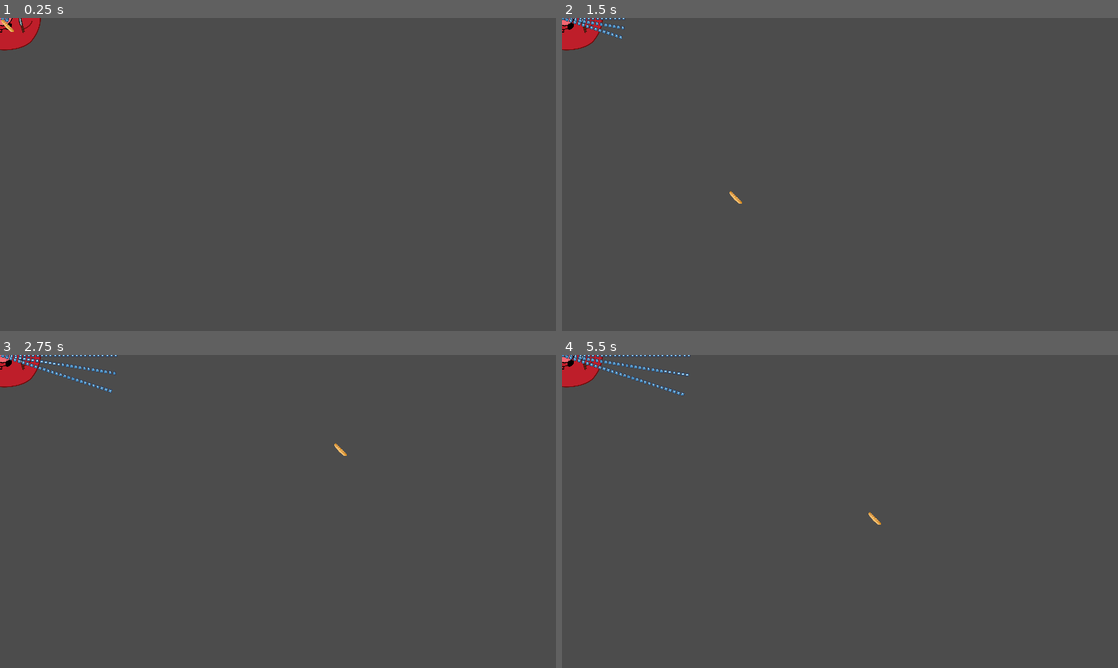
Above: before the commit, frames 1-4 (two rows, left to right).
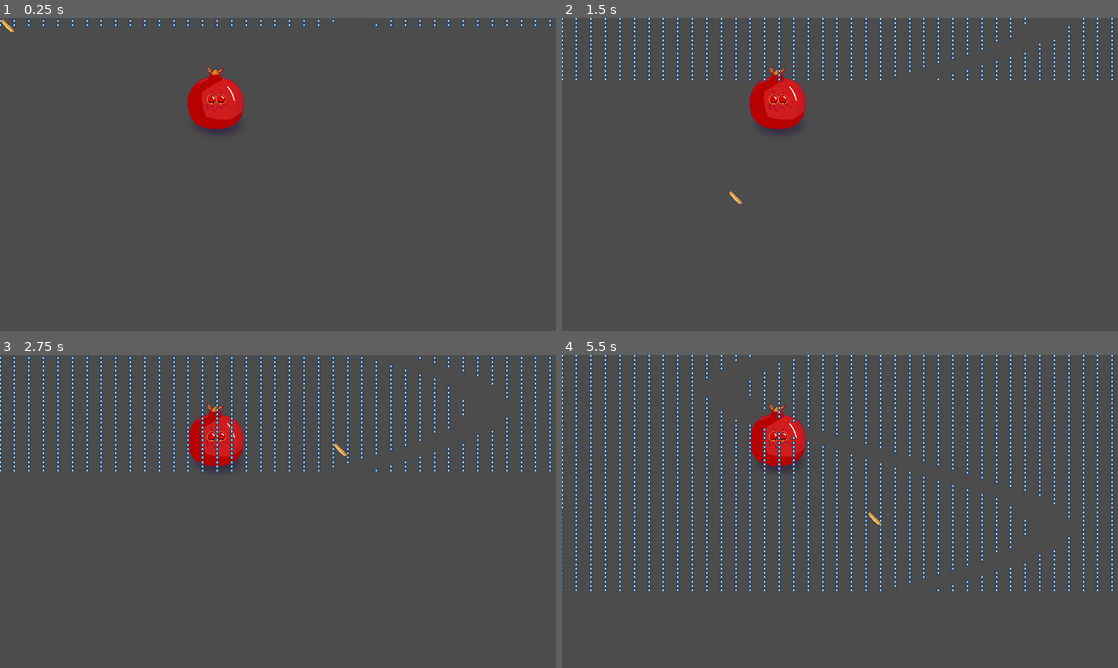
Above: after the commit, the same moments.

Repository: senseibobo/velika-gozba
Game: Godot game, scene res://Enemies/Bosses/Nar/Nar.tscn
Same seed, same stepped clock (60 frames per second), same inputs: the game is played once before the commit and once after it. This scene is started directly instead of the project's main scene. Sound files missing from this copy of the repository are replaced by a short silence.
Inputs (mouse positions are in pixels of both pictures, inside the frame that each line leads up to):
- Up to frame 1 (0.25 s): no input
- Up to frame 2 (1.5 s): tap Enter at 0.5 s; move the mouse to (962, 158) at 0.52 s; hold D (move_right) 0.53-1.28 s; tap Space (attack) at 0.6, 1.35 s; move the mouse to (728, 190) at 1.27 s; hold S (move_down) from 1.28 s (still down)
- Up to frame 3 (2.75 s): move the mouse to (333, 442) at 2.02 s; release S (move_down) at 2.03 s; hold D (move_right) from 2.03 s (still down); tap Space (attack) at 2.1 s
- Up to frame 4 (5.5 s): move the mouse to (812, 574) at 2.77 s; release D (move_right) at 2.78 s; hold W (move_up) 2.78-3.53 s; tap Space (attack) every 0.75 s from 2.85 to 5.1 s; move the mouse to (1006, 558) at 3.52 s; hold Left (move_left) 3.53-5.03 s; move the mouse to (673, 464) at 4.27 s; move the mouse to (867, 511) at 5.02 s; hold S (move_down) from 5.03 s (still down)

The runs differ from the first frame. In frame 1, 2.3% of the frame differs, in the area x 0-100%, y 0-37%; in frame 2, 3.4%; in frame 3, 4.3%; in frame 4, 6.9%, in the area x 0-100%, y 0-76%.

Commit message:
a

Diff:
--- a/Game/Enemies/Bosses/Nar/Nar.tscn
+++ b/Game/Enemies/Bosses/Nar/Nar.tscn
@@ -1,22 +1,26 @@
 [gd_scene load_steps=5 format=2]
 
-[ext_resource path="res://Textures/enemies/paradajz.png" type="Texture" id=1]
-[ext_resource path="res://Tools/BulletGenerators/ConeGenerator.gd" type="Script" id=2]
+[ext_resource path="res://Textures/ignar nar/ignar nar.png" type="Texture" id=1]
+[ext_resource path="res://Tools/BulletGenerators/ScreenGenerator.gd" type="Script" id=2]
 [ext_resource path="res://Enemies/Bosses/Nar/Nar.gd" type="Script" id=3]
 
 [sub_resource type="RectangleShape2D" id=1]
 extents = Vector2( 46, 8 )
 
 [node name="Nar" type="KinematicBody2D"]
+position = Vector2( 500, 200 )
 script = ExtResource( 3 )
 
 [node name="Sprite" type="Sprite" parent="."]
-scale = Vector2( 0.25, 0.25 )
+scale = Vector2( 0.135, 0.135 )
 texture = ExtResource( 1 )
 
 [node name="CollisionShape2D" type="CollisionShape2D" parent="."]
-position = Vector2( 12, 66 )
+position = Vector2( 0, 47 )
 shape = SubResource( 1 )
 
 [node name="Attack1" type="Node2D" parent="."]
 script = ExtResource( 2 )
+life_time = 6.0
+density = 3.0
+offset = Vector2( 1000, -200 )
--- a/Game/Levels/Level1.tscn
+++ b/Game/Levels/Level1.tscn
@@ -530,7 +530,7 @@
 [sub_resource type="RectangleShape2D" id=26]
 extents = Vector2( 25, 285 )
 
-[node name="Level1" type="Node2D"]
+[node name="Level2" type="Node2D"]
 
 [node name="TileMap" type="TileMap" parent="."]
 scale = Vector2( 0.5, 0.5 )
--- /dev/null
+++ b/Game/Levels/Level2.tscn
@@ -0,0 +1,544 @@
+[gd_scene load_steps=25 format=2]
+
+[ext_resource path="res://Textures/environment/tekiBeLikwe.png" type="Texture" id=2]
+
+[sub_resource type="ConvexPolygonShape2D" id=4]
+points = PoolVector2Array( 32, 128, 0, 128, 0, 0, 128, 0, 128, 32, 32, 32 )
+
+[sub_resource type="ConvexPolygonShape2D" id=5]
+points = PoolVector2Array( 128, 32, 0, 32, 0, 0, 128, 0 )
+
+[sub_resource type="ConvexPolygonShape2D" id=13]
+points = PoolVector2Array( 32, 128, 0, 128, 0, 0, 128, 0, 128, 32, 32, 32 )
+
+[sub_resource type="ConvexPolygonShape2D" id=14]
+points = PoolVector2Array( 32, 128, 0, 128, 0, 96, 32, 96 )
+
+[sub_resource type="ConvexPolygonShape2D" id=15]
+points = PoolVector2Array( 128, 32, 96, 32, 96, 0, 128, 0 )
+
+[sub_resource type="ConvexPolygonShape2D" id=16]
+points = PoolVector2Array( 0, 0, 32, 0, 32, 32, 0, 32 )
+
+[sub_resource type="ConvexPolygonShape2D" id=17]
+points = PoolVector2Array( 32, 128, 0, 128, 0, 0, 32, 0 )
+
+[sub_resource type="ConvexPolygonShape2D" id=18]
+points = PoolVector2Array( 128, 32, 0, 32, 0, 0, 128, 0 )
+
+[sub_resource type="ConvexPolygonShape2D" id=19]
+points = PoolVector2Array( 0, 0, 128, 0, 128, 128, 96, 128, 96, 32, 0, 32 )
+
+[sub_resource type="ConvexPolygonShape2D" id=20]
+points = PoolVector2Array( 128, 128, 0, 128, 0, 0, 128, 0 )
+
+[sub_resource type="ConvexPolygonShape2D" id=21]
+points = PoolVector2Array( 128, 128, 96, 128, 96, 0, 128, 0 )
+
+[sub_resource type="ConvexPolygonShape2D" id=22]
+points = PoolVector2Array( 32, 0, 32, 96, 128, 96, 128, 128, 0, 128, 0, 0 )
+
+[sub_resource type="ConvexPolygonShape2D" id=7]
+points = PoolVector2Array( 0, 0, 128, 0, 128, 128, 96, 128, 96, 32, 0, 32 )
+
+[sub_resource type="ConvexPolygonShape2D" id=23]
+points = PoolVector2Array( 128, 128, 0, 128, 0, 96, 128, 96 )
+
+[sub_resource type="ConvexPolygonShape2D" id=24]
+points = PoolVector2Array( 0, 96, 96, 96, 96, 0, 128, 0, 128, 128, 0, 128 )
+
+[sub_resource type="ConvexPolygonShape2D" id=8]
+points = PoolVector2Array( 32, 128, 0, 128, 0, 0, 32, 0 )
+
+[sub_resource type="ConvexPolygonShape2D" id=9]
+points = PoolVector2Array( 128, 128, 96, 128, 96, 0, 128, 0 )
+
+[sub_resource type="ConvexPolygonShape2D" id=10]
+points = PoolVector2Array( 32, 0, 32, 96, 128, 96, 128, 128, 0, 128, 0, 0 )
+
+[sub_resource type="ConvexPolygonShape2D" id=11]
+points = PoolVector2Array( 128, 128, 0, 128, 0, 96, 128, 96 )
+
+[sub_resource type="ConvexPolygonShape2D" id=12]
+points = PoolVector2Array( 0, 96, 96, 96, 96, 0, 128, 0, 128, 128, 0, 128 )
+
+[sub_resource type="ConvexPolygonShape2D" id=25]
+points = PoolVector2Array( 96, 96, 128, 96, 128, 128, 96, 128 )
+
+[sub_resource type="TileSet" id=3]
+0/name = "tekiBeLikwe.png 0"
+0/texture = ExtResource( 2 )
+0/tex_offset = Vector2( 0, 0 )
+0/modulate = Color( 1, 1, 1, 1 )
+0/region = Rect2( 0, 0, 128, 128 )
+0/tile_mode = 0
+0/occluder_offset = Vector2( 0, 0 )
+0/navigation_offset = Vector2( 0, 0 )
+0/shape_offset = Vector2( 0, 0 )
+0/shape_transform = Transform2D( 1, 0, 0, 1, 0, 0 )
+0/shape = SubResource( 4 )
+0/shape_one_way = false
+0/shape_one_way_margin = 1.0
+0/shapes = [ {
+"autotile_coord": Vector2( 0, 0 ),
+"one_way": false,
+"one_way_margin": 1.0,
+"shape": SubResource( 4 ),
+"shape_transform": Transform2D( 1, 0, 0, 1, 0, 0 )
+} ]
+0/z_index = 0
+1/name = "tekiBeLikwe.png 1"
+1/texture = ExtResource( 2 )
+1/tex_offset = Vector2( 0, 0 )
+1/modulate = Color( 1, 1, 1, 1 )
+1/region = Rect2( 128, 0, 128, 128 )
+1/tile_mode = 0
+1/occluder_offset = Vector2( 0, 0 )
+1/navigation_offset = Vector2( 0, 0 )
+1/shape_offset = Vector2( 0, 0 )
+1/shape_transform = Transform2D( 1, 0, 0, 1, 0, 0 )
+1/shape = SubResource( 5 )
+1/shape_one_way = false
+1/shape_one_way_margin = 1.0
+1/shapes = [ {
+"autotile_coord": Vector2( 0, 0 ),
+"one_way": false,
+"one_way_margin": 1.0,
+"shape": SubResource( 5 ),
+"shape_transform": Transform2D( 1, 0, 0, 1, 0, 0 )
+} ]
+1/z_index = 0
+2/name = "tekiBeLikwe.png 2"
+2/texture = ExtResource( 2 )
+2/tex_offset = Vector2( 0, 0 )
+2/modulate = Color( 1, 1, 1, 1 )
+2/region = Rect2( 256, 0, 128, 128 )
+2/tile_mode = 0
+2/occluder_offset = Vector2( 0, 0 )
+2/navigation_offset = Vector2( 0, 0 )
+2/shape_offset = Vector2( 0, 0 )
+2/shape_transform = Transform2D( 1, 0, 0, 1, 0, 0 )
+2/shape = SubResource( 7 )
+2/shape_one_way = false
+2/shape_one_way_margin = 1.0
+2/shapes = [ {
+"autotile_coord": Vector2( 0, 0 ),
+"one_way": false,
+"one_way_margin": 1.0,
+"shape": SubResource( 7 ),
+"shape_transform": Transform2D( 1, 0, 0, 1, 0, 0 )
+} ]
+2/z_index = 0
+3/name = "tekiBeLikwe.png 3"
+3/texture = ExtResource( 2 )
+3/tex_offset = Vector2( 0, 0 )
+3/modulate = Color( 1, 1, 1, 1 )
+3/region = Rect2( 0, 128, 128, 128 )
+3/tile_mode = 0
+3/occluder_offset = Vector2( 0, 0 )
+3/navigation_offset = Vector2( 0, 0 )
+3/shape_offset = Vector2( 0, 0 )
+3/shape_transform = Transform2D( 1, 0, 0, 1, 0, 0 )
+3/shape = SubResource( 8 )
+3/shape_one_way = false
+3/shape_one_way_margin = 1.0
+3/shapes = [ {
+"autotile_coord": Vector2( 0, 0 ),
+"one_way": false,
+"one_way_margin": 1.0,
+"shape": SubResource( 8 ),
+"shape_transform": Transform2D( 1, 0, 0, 1, 0, 0 )
+} ]
+3/z_index = 0
+4/name = "tekiBeLikwe.png 4"
+4/texture = ExtResource( 2 )
+4/tex_offset = Vector2( 0, 0 )
+4/modulate = Color( 1, 1, 1, 1 )
+4/region = Rect2( 128, 128, 128, 128 )
+4/tile_mode = 0
+4/occluder_offset = Vector2( 0, 0 )
+4/navigation_offset = Vector2( 0, 0 )
+4/shape_offset = Vector2( 0, 0 )
+4/shape_transform = Transform2D( 1, 0, 0, 1, 0, 0 )
+4/shape_one_way = false
+4/shape_one_way_margin = 0.0
+4/shapes = [  ]
+4/z_index = 0
+5/name = "tekiBeLikwe.png 5"
+5/texture = ExtResource( 2 )
+5/tex_offset = Vector2( 0, 0 )
+5/modulate = Color( 1, 1, 1, 1 )
+5/region = Rect2( 256, 128, 128, 128 )
+5/tile_mode = 0
+5/occluder_offset = Vector2( 0, 0 )
+5/navigation_offset = Vector2( 0, 0 )
+5/shape_offset = Vector2( 0, 0 )
+5/shape_transform = Transform2D( 1, 0, 0, 1, 0, 0 )
+5/shape = SubResource( 9 )
+5/shape_one_way = false
+5/shape_one_way_margin = 1.0
+5/shapes = [ {
+"autotile_coord": Vector2( 0, 0 ),
+"one_way": false,
+"one_way_margin": 1.0,
+"shape": SubResource( 9 ),
+"shape_transform": Transform2D( 1, 0, 0, 1, 0, 0 )
+} ]
+5/z_index = 0
+6/name = "tekiBeLikwe.png 6"
+6/texture = ExtResource( 2 )
+6/tex_offset = Vector2( 0, 0 )
+6/modulate = Color( 1, 1, 1, 1 )
+6/region = Rect2( 0, 256, 128, 128 )
+6/tile_mode = 0
+6/occluder_offset = Vector2( 0, 0 )
+6/navigation_offset = Vector2( 0, 0 )
+6/shape_offset = Vector2( 0, 0 )
+6/shape_transform = Transform2D( 1, 0, 0, 1, 0, 0 )
+6/shape = SubResource( 10 )
+6/shape_one_way = false
+6/shape_one_way_margin = 1.0
+6/shapes = [ {
+"autotile_coord": Vector2( 0, 0 ),
+"one_way": false,
+"one_way_margin": 1.0,
+"shape": SubResource( 10 ),
+"shape_transform": Transform2D( 1, 0, 0, 1, 0, 0 )
+} ]
+6/z_index = 0
+7/name = "tekiBeLikwe.png 7"
+7/texture = ExtResource( 2 )
+7/tex_offset = Vector2( 0, 0 )
+7/modulate = Color( 1, 1, 1, 1 )
+7/region = Rect2( 128, 256, 128, 128 )
+7/tile_mode = 0
+7/occluder_offset = Vector2( 0, 0 )
+7/navigation_offset = Vector2( 0, 0 )
+7/shape_offset = Vector2( 0, 0 )
+7/shape_transform = Transform2D( 1, 0, 0, 1, 0, 0 )
+7/shape = SubResource( 11 )
+7/shape_one_way = false
+7/shape_one_way_margin = 1.0
+7/shapes = [ {
+"autotile_coord": Vector2( 0, 0 ),
+"one_way": false,
+"one_way_margin": 1.0,
+"shape": SubResource( 11 ),
+"shape_transform": Transform2D( 1, 0, 0, 1, 0, 0 )
+} ]
+7/z_index = 0
+8/name = "tekiBeLikwe.png 8"
+8/texture = ExtResource( 2 )
+8/tex_offset = Vector2( 0, 0 )
+8/modulate = Color( 1, 1, 1, 1 )
+8/region = Rect2( 256, 256, 128, 128 )
+8/tile_mode = 0
+8/occluder_offset = Vector2( 0, 0 )
+8/navigation_offset = Vector2( 0, 0 )
+8/shape_offset = Vector2( 0, 0 )
+8/shape_transform = Transform2D( 1, 0, 0, 1, 0, 0 )
+8/shape = SubResource( 12 )
+8/shape_one_way = false
+8/shape_one_way_margin = 1.0
+8/shapes = [ {
+"autotile_coord": Vector2( 0, 0 ),
+"one_way": false,
+"one_way_margin": 1.0,
+"shape": SubResource( 12 ),
+"shape_transform": Transform2D( 1, 0, 0, 1, 0, 0 )
+} ]
+8/z_index = 0
+9/name = "tekiBeLikwe.png 9"
+9/texture = ExtResource( 2 )
+9/tex_offset = Vector2( 0, 0 )
+9/modulate = Color( 1, 1, 1, 1 )
+9/region = Rect2( 0, 384, 128, 128 )
+9/tile_mode = 0
+9/occluder_offset = Vector2( 0, 0 )
+9/navigation_offset = Vector2( 0, 0 )
+9/shape_offset = Vector2( 0, 0 )
+9/shape_transform = Transform2D( 1, 0, 0, 1, 0, 0 )
+9/shape = SubResource( 25 )
+9/shape_one_way = false
+9/shape_one_way_margin = 1.0
+9/shapes = [ {
+"autotile_coord": Vector2( 0, 0 ),
+"one_way": false,
+"one_way_margin": 1.0,
+"shape": SubResource( 25 ),
+"shape_transform": Transform2D( 1, 0, 0, 1, 0, 0 )
+} ]
+9/z_index = 0
+10/name = "tekiBeLikwe.png 10"
+10/texture = ExtResource( 2 )
+10/tex_offset = Vector2( 0, 0 )
+10/modulate = Color( 1, 1, 1, 1 )
+10/region = Rect2( 384, 0, 128, 128 )
+10/tile_mode = 0
+10/occluder_offset = Vector2( 0, 0 )
+10/navigation_offset = Vector2( 0, 0 )
+10/shape_offset = Vector2( 0, 0 )
+10/shape_transform = Transform2D( 1, 0, 0, 1, 0, 0 )
+10/shape = SubResource( 13 )
+10/shape_one_way = false
+10/shape_one_way_margin = 1.0
+10/shapes = [ {
+"autotile_coord": Vector2( 0, 0 ),
+"one_way": false,
+"one_way_margin": 1.0,
+"shape": SubResource( 13 ),
+"shape_transform": Transform2D( 1, 0, 0, 1, 0, 0 )
+} ]
+10/z_index = 0
+11/name = "tekiBeLikwe.png 11"
+11/texture = ExtResource( 2 )
+11/tex_offset = Vector2( 0, 0 )
+11/modulate = Color( 1, 1, 1, 1 )
+11/region = Rect2( 128, 384, 128, 128 )
+11/tile_mode = 0
+11/occluder_offset = Vector2( 0, 0 )
+11/navigation_offset = Vector2( 0, 0 )
+11/shape_offset = Vector2( 0, 0 )
+11/shape_transform = Transform2D( 1, 0, 0, 1, 0, 0 )
+11/shape = SubResource( 14 )
+11/shape_one_way = false
+11/shape_one_way_margin = 1.0
+11/shapes = [ {
+"autotile_coord": Vector2( 0, 0 ),
+"one_way": false,
+"one_way_margin": 1.0,
+"shape": SubResource( 14 ),
+"shape_transform": Transform2D( 1, 0, 0, 1, 0, 0 )
+} ]
+11/z_index = 0
+12/name = "tekiBeLikwe.png 12"
+12/texture = ExtResource( 2 )
+12/tex_offset = Vector2( 0, 0 )
+12/modulate = Color( 1, 1, 1, 1 )
+12/region = Rect2( 0, 512, 128, 128 )
+12/tile_mode = 0
+12/occluder_offset = Vector2( 0, 0 )
+12/navigation_offset = Vector2( 0, 0 )
+12/shape_offset = Vector2( 0, 0 )
+12/shape_transform = Transform2D( 1, 0, 0, 1, 0, 0 )
+12/shape = SubResource( 15 )
+12/shape_one_way = false
+12/shape_one_way_margin = 1.0
+12/shapes = [ {
+"autotile_coord": Vector2( 0, 0 ),
+"one_way": false,
+"one_way_margin": 1.0,
+"shape": SubResource( 15 ),
+"shape_transform": Transform2D( 1, 0, 0, 1, 0, 0 )
+} ]
+12/z_index = 0
+13/name = "tekiBeLikwe.png 13"
+13/texture = ExtResource( 2 )
+13/tex_offset = Vector2( 0, 0 )
+13/modulate = Color( 1, 1, 1, 1 )
+13/region = Rect2( 128, 512, 128, 128 )
+13/tile_mode = 0
+13/occluder_offset = Vector2( 0, 0 )
+13/navigation_offset = Vector2( 0, 0 )
+13/shape_offset = Vector2( 0, 0 )
+13/shape_transform = Transform2D( 1, 0, 0, 1, 0, 0 )
+13/shape = SubResource( 16 )
+13/shape_one_way = false
+13/shape_one_way_margin = 1.0
+13/shapes = [ {
+"autotile_coord": Vector2( 0, 0 ),
+"one_way": false,
+"one_way_margin": 1.0,
+"shape": SubResource( 16 ),
+"shape_transform": Transform2D( 1, 0, 0, 1, 0, 0 )
+} ]
+13/z_index = 0
+14/name = "tekiBeLikwe.png 14"
+14/texture = ExtResource( 2 )
+14/tex_offset = Vector2( 0, 0 )
+14/modulate = Color( 1, 1, 1, 1 )
+14/region = Rect2( 384, 128, 128, 128 )
+14/tile_mode = 0
+14/occluder_offset = Vector2( 0, 0 )
+14/navigation_offset = Vector2( 0, 0 )
+14/shape_offset = Vector2( 0, 0 )
+14/shape_transform = Transform2D( 1, 0, 0, 1, 0, 0 )
+14/shape = SubResource( 17 )
+14/shape_one_way = false
+14/shape_one_way_margin = 1.0
+14/shapes = [ {
+"autotile_coord": Vector2( 0, 0 ),
+"one_way": false,
+"one_way_margin": 1.0,
+"shape": SubResource( 17 ),
+"shape_transform": Transform2D( 1, 0, 0, 1, 0, 0 )
+} ]
+14/z_index = 0
+15/name = "tekiBeLikwe.png 15"
+15/texture = ExtResource( 2 )
+15/tex_offset = Vector2( 0, 0 )
+15/modulate = Color( 1, 1, 1, 1 )
+15/region = Rect2( 512, 0, 128, 128 )
+15/tile_mode = 0
+15/occluder_offset = Vector2( 0, 0 )
+15/navigation_offset = Vector2( 0, 0 )
+15/shape_offset = Vector2( 0, 0 )
+15/shape_transform = Transform2D( 1, 0, 0, 1, 0, 0 )
+15/shape = SubResource( 18 )
+15/shape_one_way = false
+15/shape_one_way_margin = 1.0
+15/shapes = [ {
+"autotile_coord": Vector2( 0, 0 ),
+"one_way": false,
+"one_way_margin": 1.0,
+"shape": SubResource( 18 ),
+"shape_transform": Transform2D( 1, 0, 0, 1, 0, 0 )
+} ]
+15/z_index = 0
+16/name = "tekiBeLikwe.png 16"
+16/texture = ExtResource( 2 )
+16/tex_offset = Vector2( 0, 0 )
+16/modulate = Color( 1, 1, 1, 1 )
+16/region = Rect2( 640, 0, 128, 128 )
+16/tile_mode = 0
+16/occluder_offset = Vector2( 0, 0 )
+16/navigation_offset = Vector2( 0, 0 )
+16/shape_offset = Vector2( 0, 0 )
+16/shape_transform = Transform2D( 1, 0, 0, 1, 0, 0 )
+16/shape = SubResource( 19 )
+16/shape_one_way = false
+16/shape_one_way_margin = 1.0
+16/shapes = [ {
+"autotile_coord": Vector2( 0, 0 ),
+"one_way": false,
+"one_way_margin": 1.0,
+"shape": SubResource( 19 ),
+"shape_transform": Transform2D( 1, 0, 0, 1, 0, 0 )
+} ]
+16/z_index = 0
+17/name = "tekiBeLikwe.png 17"
+17/texture = ExtResource( 2 )
+17/tex_offset = Vector2( 0, 0 )
+17/modulate = Color( 1, 1, 1, 1 )
+17/region = Rect2( 512, 128, 128, 128 )
+17/tile_mode = 0
+17/occluder_offset = Vector2( 0, 0 )
+17/navigation_offset = Vector2( 0, 0 )
+17/shape_offset = Vector2( 0, 0 )
+17/shape_transform = Transform2D( 1, 0, 0, 1, 0, 0 )
+17/shape = SubResource( 20 )
+17/shape_one_way = false
+17/shape_one_way_margin = 1.0
+17/shapes = [ {
+"autotile_coord": Vector2( 0, 0 ),
+"one_way": false,
+"one_way_margin": 1.0,
+"shape": SubResource( 20 ),
+"shape_transform": Transform2D( 1, 0, 0, 1, 0, 0 )
+} ]
+17/z_index = 0
+18/name = "tekiBeLikwe.png 18"
+18/texture = ExtResource( 2 )
+18/tex_offset = Vector2( 0, 0 )
+18/modulate = Color( 1, 1, 1, 1 )
+18/region = Rect2( 640, 128, 128, 128 )
+18/tile_mode = 0
+18/occluder_offset = Vector2( 0, 0 )
+18/navigation_offset = Vector2( 0, 0 )
+18/shape_offset = Vector2( 0, 0 )
+18/shape_transform = Transform2D( 1, 0, 0, 1, 0, 0 )
+18/shape = SubResource( 21 )
+18/shape_one_way = false
+18/shape_one_way_margin = 1.0
+18/shapes = [ {
+"autotile_coord": Vector2( 0, 0 ),
+"one_way": false,
+"one_way_margin": 1.0,
+"shape": SubResource( 21 ),
+"shape_transform": Transform2D( 1, 0, 0, 1, 0, 0 )
+} ]
+18/z_index = 0
+19/name = "tekiBeLikwe.png 19"
+19/texture = ExtResource( 2 )
+19/tex_offset = Vector2( 0, 0 )
+19/modulate = Color( 1, 1, 1, 1 )
+19/region = Rect2( 384, 256, 128, 128 )
+19/tile_mode = 0
+19/occluder_offset = Vector2( 0, 0 )
+19/navigation_offset = Vector2( 0, 0 )
+19/shape_offset = Vector2( 0, 0 )
+19/shape_transform = Transform2D( 1, 0, 0, 1, 0, 0 )
+19/shape = SubResource( 22 )
+19/shape_one_way = false
+19/shape_one_way_margin = 1.0
+19/shapes = [ {
+"autotile_coord": Vector2( 0, 0 ),
+"one_way": false,
+"one_way_margin": 1.0,
+"shape": SubResource( 22 ),
+"shape_transform": Transform2D( 1, 0, 0, 1, 0, 0 )
+} ]
+19/z_index = 0
+20/name = "tekiBeLikwe.png 20"
+20/texture = ExtResource( 2 )
+20/tex_offset = Vector2( 0, 0 )
+20/modulate = Color( 1, 1, 1, 1 )
+20/region = Rect2( 512, 256, 128, 128 )
+20/tile_mode = 0
+20/occluder_offset = Vector2( 0, 0 )
+20/navigation_offset = Vector2( 0, 0 )
+20/shape_offset = Vector2( 0, 0 )
+20/shape_transform = Transform2D( 1, 0, 0, 1, 0, 0 )
+20/shape = SubResource( 23 )
+20/shape_one_way = false
+20/shape_one_way_margin = 1.0
+20/shapes = [ {
+"autotile_coord": Vector2( 0, 0 ),
+"one_way": false,
+"one_way_margin": 1.0,
+"shape": SubResource( 23 ),
+"shape_transform": Transform2D( 1, 0, 0, 1, 0, 0 )
+} ]
+20/z_index = 0
+21/name = "tekiBeLikwe.png 21"
+21/texture = ExtResource( 2 )
+21/tex_offset = Vector2( 0, 0 )
+21/modulate = Color( 1, 1, 1, 1 )
+21/region = Rect2( 640, 256, 128, 128 )
+21/tile_mode = 0
+21/occluder_offset = Vector2( 0, 0 )
+21/navigation_offset = Vector2( 0, 0 )
+21/shape_offset = Vector2( 0, 0 )
+21/shape_transform = Transform2D( 1, 0, 0, 1, 0, 0 )
+21/shape = SubResource( 24 )
+21/shape_one_way = false
+21/shape_one_way_margin = 1.0
+21/shapes = [ {
+"autotile_coord": Vector2( 0, 0 ),
+"one_way": false,
+"one_way_margin": 1.0,
+"shape": SubResource( 24 ),
+"shape_transform": Transform2D( 1, 0, 0, 1, 0, 0 )
+} ]
+21/z_index = 0
+
+[sub_resource type="RectangleShape2D" id=26]
+extents = Vector2( 25, 285 )
+
+[node name="Level1" type="Node2D"]
+
+[node name="TileMap" type="TileMap" parent="."]
+scale = Vector2( 0.5, 0.5 )
+tile_set = SubResource( 3 )
+cell_size = Vector2( 128, 128 )
+format = 1
+
+[node name="Elements" type="Node2D" parent="."]
+
+[node name="LevelFinish" type="Area2D" parent="."]
+collision_layer = 0
+collision_mask = 2
+
+[node name="CollisionShape2D" type="CollisionShape2D" parent="LevelFinish"]
+position = Vector2( -308, 405 )
+shape = SubResource( 26 )
--- a/Game/Tools/BulletGenerators/ConeGenerator.gd
+++ b/Game/Tools/BulletGenerators/ConeGenerator.gd
@@ -6,12 +6,13 @@
 export var current_rotation : float = 0.0
 
 func shoot() -> void:
+	emit_signal("shot")
 	for i in shot_count:
 		var place : float = i - shot_count/2.0
 		var rot : float = current_rotation + (place+0.5)*(deg2rad(cone_angle)/shot_count)
 		var bullet = bullet_script.new()
 		bullet.rotation = rot
 		bullet.position = global_position
-		bullet.velocity = Vector2.RIGHT.rotated(rot)*speed
+		bullet.velocity = Vector2.DOWN.rotated(rot)*speed
 		add_bullet(bullet)
 	current_rotation += rotation_speed
--- /dev/null
+++ b/Game/Tools/BulletGenerators/ScreenGenerator.gd
@@ -0,0 +1,34 @@
+extends BulletGenerator
+
+export var width : float = 1500
+export var inner_width : float = 750
+export var wave_frequency : float = 3
+export var density : float = 30
+export var spacing : float = 50
+export var rand : Vector2
+export var rand_angle : float = 0.0
+export var offset : Vector2
+
+var t : float = 0.0
+
+
+func _process(delta):
+	t += delta
+
+func shoot() -> void:
+	emit_signal("shot")
+	var count = density*width/100
+	for i in range(count):
+		var bullet = bullet_script.new()
+		var ww = width/2
+		var iw = inner_width/2
+		var pos : Vector2 = global_position
+		var p = i/count * width - ww
+		var q = sin(t) * iw
+		if abs(p-q) < spacing: continue
+		pos.x += p - ww
+		pos += offset
+		pos += Vector2(rand_range(-1,1),rand_range(-1,1)) * rand
+		bullet.velocity = Vector2.DOWN.rotated(rand_range(-rand_angle,rand_angle))*speed
+		bullet.position = pos
+		add_bullet(bullet)
